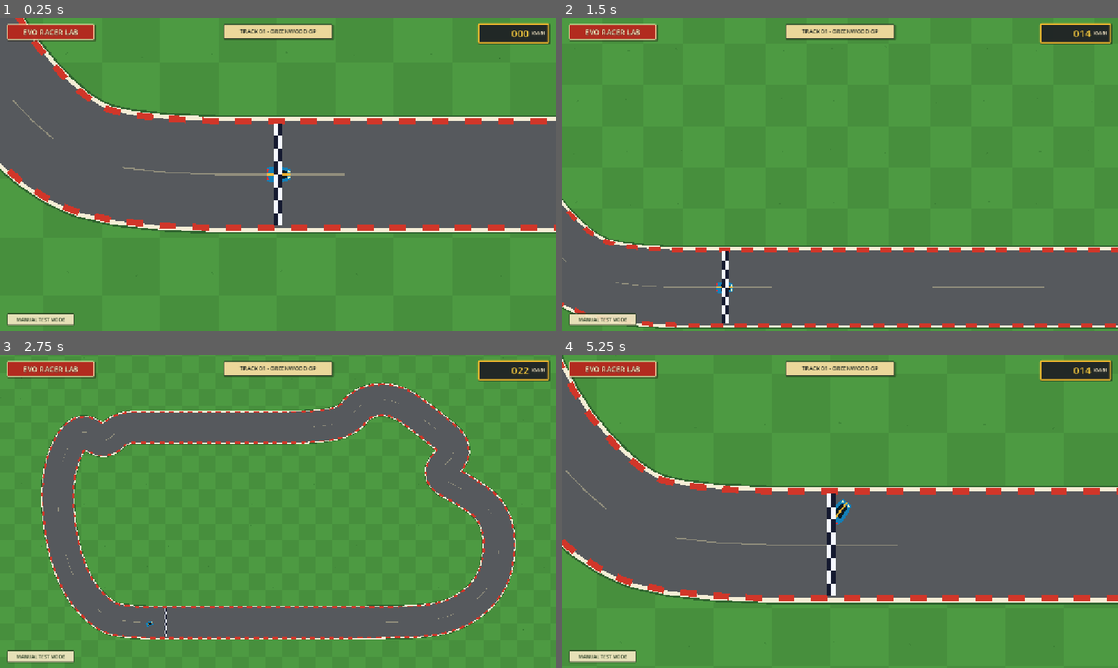
Above: before the commit, frames 1-4 (two rows, left to right).
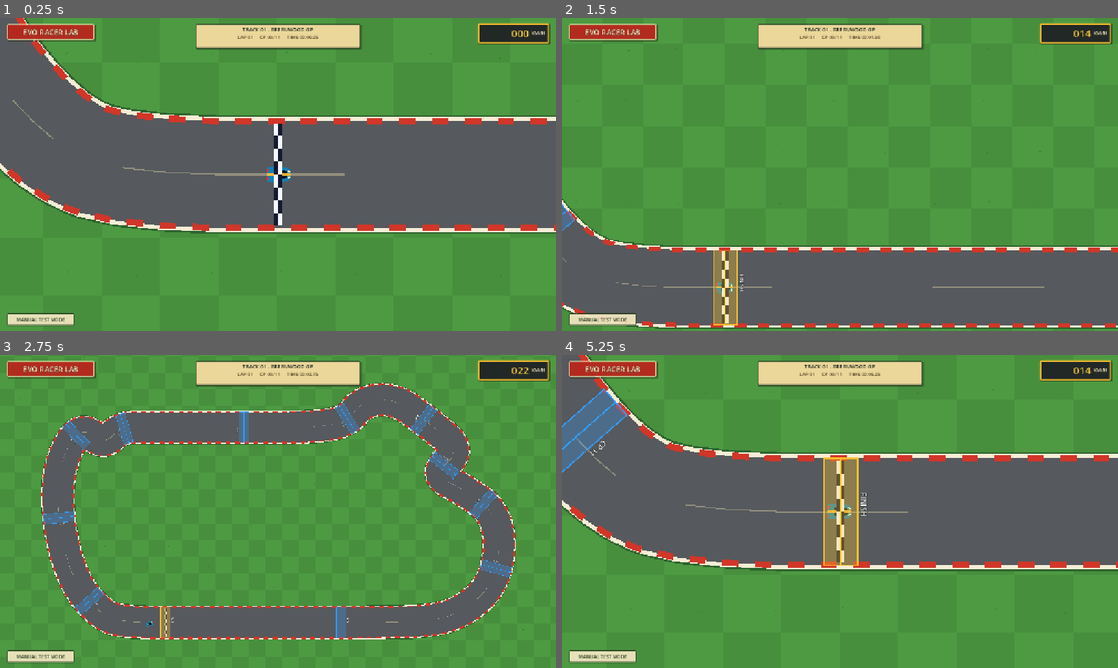
Above: after the commit, the same moments.

Repository: Gustavo-Wallace/evoracer-lab
Game: Godot game, scene res://scenes/main/Main.tscn
The game is run twice, just before and just after one commit, with the same random seed, the same clock (stepped at 60 frames per second) and the same inputs.
Inputs:
- Up to frame 1 (0.25 s): no input
- Up to frame 2 (1.5 s): tap Enter at 0.5 s; hold D (steer_right) 0.53-1.28 s; hold P (toggle_checkpoints, bound only after the commit) 0.53-1.28 s; tap R (respawn_car, bound only after the commit) at 1.25 s; hold S (brake_reverse) from 1.28 s (still down); tap C (toggle_camera) at 1.35 s
- Up to frame 3 (2.75 s): tap P (toggle_checkpoints, bound only after the commit) at 1.55 s; release S (brake_reverse) at 2.03 s; hold D (steer_right) from 2.03 s (still down); hold P (toggle_checkpoints, bound only after the commit) from 2.03 s (still down)
- Up to frame 4 (5.25 s): release D (steer_right) at 2.78 s; release P (toggle_checkpoints, bound only after the commit) at 2.78 s; hold W (accelerate) 2.78-3.53 s; tap P (toggle_checkpoints, bound only after the commit) at 2.85, 4.35 s; hold P (toggle_checkpoints, bound only after the commit) 3.53-4.28 s; hold A (steer_left) 3.53-5.03 s; tap C (toggle_camera) at 3.6 s; tap R (respawn_car, bound only after the commit) at 4.15 s; hold S (brake_reverse) from 5.03 s (still down); hold P (toggle_checkpoints, bound only after the commit) from 5.03 s (still down)

The runs differ from the first frame. In frame 1, 1.8% of the frame differs, in the area x 35-65%, y 1-11%; in frame 2, 3.0%; in frame 3, 4.1%; in frame 4, 31%, in the area x 0-100%, y 0-94%.

Commit message:
checkpoints, voltas e progresso de corrida

Diff:
--- a/project.godot
+++ b/project.godot
@@ -46,6 +46,16 @@
 "events": [Object(InputEventKey,"resource_local_to_scene":false,"resource_name":"","device":-1,"window_id":0,"alt_press …(193 unchanged characters)…
 ]
 }
+toggle_checkpoints={
+"deadzone": 0.5,
+"events": [Object(InputEventKey,"resource_local_to_scene":false,"resource_name":"","device":-1,"window_id":0,"alt_pressed":false,"shift_pressed":false,"ctrl_pressed":false,"meta_pressed":false,"pressed":false,"keycode":80,"physical_keycode":80,"key_label":80,"unicode":112,"location":0,"echo":false,"script":null)
+]
+}
+respawn_car={
+"deadzone": 0.5,
+"events": [Object(InputEventKey,"resource_local_to_scene":false,"resource_name":"","device":-1,"window_id":0,"alt_pressed":false,"shift_pressed":false,"ctrl_pressed":false,"meta_pressed":false,"pressed":false,"keycode":82,"physical_keycode":82,"key_label":82,"unicode":114,"location":0,"echo":false,"script":null)
+]
+}
 
 [layer_names]
 
--- a/scenes/car/Car.tscn
+++ b/scenes/car/Car.tscn
@@ -1,7 +1,8 @@
-[gd_scene load_steps=4 format=3]
+[gd_scene load_steps=5 format=3]
 
 [ext_resource type="Script" path="res://scripts/car/car_controller.gd" id="1_car"]
 [ext_resource type="Resource" path="res://resources/vehicles/default_car_dimensions.tres" id="2_dimensions"]
+[ext_resource type="Script" path="res://scripts/race/race_progress_tracker.gd" id="3_progress"]
 
 [sub_resource type="RectangleShape2D" id="RectangleShape2D_car"]
 size = Vector2(36, 50)
@@ -54,3 +55,6 @@
 
 [node name="CollisionShape2D" type="CollisionShape2D" parent="."]
 shape = SubResource("RectangleShape2D_car")
+
+[node name="RaceProgress" type="Node" parent="."]
+script = ExtResource("3_progress")
--- a/scenes/main/Main.tscn
+++ b/scenes/main/Main.tscn
@@ -1,21 +1,21 @@
-[gd_scene load_steps=7 format=3]
+[gd_scene format=3 uid="uid://2fq0gcv7jm0i"]
 
-[ext_resource type="Script" path="res://scripts/main/main.gd" id="1_main"]
+[ext_resource type="Script" uid="uid://brtu43eneqmpu" path="res://scripts/main/main.gd" id="1_main"]
 [ext_resource type="PackedScene" path="res://scenes/environment/ArcadeBackdrop.tscn" id="2_backdrop"]
-[ext_resource type="PackedScene" path="res://scenes/tracks/greenwood_gp/GreenwoodGP.tscn" id="3_track"]
+[ext_resource type="PackedScene" uid="uid://b37eyx4k4ecde" path="res://scenes/tracks/greenwood_gp/GreenwoodGP.tscn" id="3_track"]
 [ext_resource type="PackedScene" path="res://scenes/car/Car.tscn" id="4_car"]
 [ext_resource type="PackedScene" path="res://scenes/ui/RaceHUD.tscn" id="5_hud"]
-[ext_resource type="PackedScene" path="res://scenes/camera/RaceCamera.tscn" id="6_camera"]
+[ext_resource type="PackedScene" uid="uid://c1qv57slps02v" path="res://scenes/camera/RaceCamera.tscn" id="6_camera"]
 
-[node name="Main" type="Node2D"]
+[node name="Main" type="Node2D" unique_id=729015597]
 script = ExtResource("1_main")
 
-[node name="ArcadeBackdrop" parent="." instance=ExtResource("2_backdrop")]
+[node name="ArcadeBackdrop" parent="." unique_id=78378227 instance=ExtResource("2_backdrop")]
 
-[node name="Track" parent="." instance=ExtResource("3_track")]
+[node name="Track" parent="." unique_id=1990762976 instance=ExtResource("3_track")]
 
-[node name="Car" parent="." instance=ExtResource("4_car")]
+[node name="Car" parent="." unique_id=593998531 instance=ExtResource("4_car")]
 
-[node name="RaceCamera" parent="." instance=ExtResource("6_camera")]
+[node name="RaceCamera" parent="." unique_id=2084282627 instance=ExtResource("6_camera")]
 
-[node name="HUD" parent="." instance=ExtResource("5_hud")]
+[node name="HUD" parent="." unique_id=899550253 instance=ExtResource("5_hud")]
--- a/scenes/tracks/base/TrackBase.tscn
+++ b/scenes/tracks/base/TrackBase.tscn
@@ -33,6 +33,9 @@
 [node name="StartGrid" type="Node2D" parent="."]
 z_index = 3
 
+[node name="Checkpoints" type="Node2D" parent="."]
+z_index = 10
+
 [node name="Boundaries" type="StaticBody2D" parent="."]
 collision_layer = 1
 collision_mask = 0
--- /dev/null
+++ b/scenes/tracks/components/RaceCheckpoint.tscn
@@ -0,0 +1,27 @@
+[gd_scene load_steps=3 format=3]
+
+[ext_resource type="Script" path="res://scripts/tracks/race_checkpoint.gd" id="1_checkpoint"]
+
+[sub_resource type="RectangleShape2D" id="RectangleShape2D_checkpoint"]
+resource_local_to_scene = true
+size = Vector2(100, 48)
+
+[node name="RaceCheckpoint" type="Area2D"]
+collision_layer = 0
+collision_mask = 2
+monitoring = true
+monitorable = false
+script = ExtResource("1_checkpoint")
+
+[node name="CollisionShape2D" type="CollisionShape2D" parent="."]
+shape = SubResource("RectangleShape2D_checkpoint")
+
+[node name="DebugLabel" type="Label" parent="."]
+visible = false
+z_index = 20
+theme_override_colors/font_color = Color(1, 1, 1, 1)
+theme_override_colors/font_outline_color = Color(0.08, 0.1, 0.08, 1)
+theme_override_constants/outline_size = 4
+theme_override_font_sizes/font_size = 16
+text = "CP 00"
+horizontal_alignment = 1
--- a/scenes/tracks/greenwood_gp/GreenwoodGP.tscn
+++ b/scenes/tracks/greenwood_gp/GreenwoodGP.tscn
@@ -2,7 +2,7 @@
 
 [ext_resource type="PackedScene" path="res://scenes/tracks/base/TrackBase.tscn" id="1_base"]
 
-[node name="GreenwoodGP" unique_id=113596237 instance=ExtResource("1_base")]
+[node name="GreenwoodGP" unique_id=453890029 instance=ExtResource("1_base")]
 track_id = &"greenwood_gp"
 display_name = "GREENWOOD GP"
 centerline_points = PackedVector2Array(650, 2050, 1200, 2050, 1900, 2050, 2600, 2050, 3050, 2040, 3300, 1950, 3500, 175 …(231 unchanged characters)…
@@ -13,3 +13,41 @@
 curb_base_color = Color(0.96, 0.93, 0.84, 1)
 curb_red_color = Color(0.82, 0.21, 0.16, 1)
 center_marking_color = Color(0.96, 0.91, 0.7, 0.38)
+
+[node name="CheckpointLayout" type="Node2D" parent="." index="6" unique_id=707474655]
+
+[node name="Checkpoint00Finish" type="Marker2D" parent="." index="9" unique_id=867492874 groups=["track_checkpoint_markers"]]
+position = Vector2(1000, 2050)
+
+[node name="Checkpoint01" type="Marker2D" parent="." index="10" unique_id=390992781 groups=["track_checkpoint_markers"]]
+position = Vector2(2300, 2050)
+
+[node name="Checkpoint02" type="Marker2D" parent="." index="11" unique_id=2128528757 groups=["track_checkpoint_markers"]]
+position = Vector2(3500, 1600)
+
+[node name="Checkpoint03" type="Marker2D" parent="." index="12" unique_id=9516664 groups=["track_checkpoint_markers"]]
+position = Vector2(3420, 1120)
+
+[node name="Checkpoint04" type="Marker2D" parent="." index="13" unique_id=1172510916 groups=["track_checkpoint_markers"]]
+position = Vector2(3140, 840)
+
+[node name="Checkpoint05" type="Marker2D" parent="." index="14" unique_id=333434026 groups=["track_checkpoint_markers"]]
+position = Vector2(2980, 500)
+
+[node name="Checkpoint06" type="Marker2D" parent="." index="15" unique_id=739208177 groups=["track_checkpoint_markers"]]
+position = Vector2(2400, 540)
+
+[node name="Checkpoint07" type="Marker2D" parent="." index="16" unique_id=808314693 groups=["track_checkpoint_markers"]]
+position = Vector2(1600, 560)
+
+[node name="Checkpoint08" type="Marker2D" parent="." index="17" unique_id=492103181 groups=["track_checkpoint_markers"]]
+position = Vector2(700, 560)
+
+[node name="Checkpoint09" type="Marker2D" parent="." index="18" unique_id=1042461456 groups=["track_checkpoint_markers"]]
+position = Vector2(350, 650)
+
+[node name="Checkpoint10" type="Marker2D" parent="." index="19" unique_id=2090101611 groups=["track_checkpoint_markers"]]
+position = Vector2(180, 1200)
+
+[node name="Checkpoint11" type="Marker2D" parent="." index="20" unique_id=1033268344 groups=["track_checkpoint_markers"]]
+position = Vector2(390, 1880)
--- a/scenes/ui/RaceHUD.tscn
+++ b/scenes/ui/RaceHUD.tscn
@@ -109,20 +109,50 @@
 layout_mode = 0
 anchor_left = 0.5
 anchor_right = 0.5
-offset_left = -126.0
+offset_left = -190.0
 offset_top = 14.0
-offset_right = 126.0
-offset_bottom = 48.0
+offset_right = 190.0
+offset_bottom = 70.0
 grow_horizontal = 2
 theme_override_styles/panel = SubResource("StyleBoxFlat_track")
 
-[node name="TrackLabel" type="Label" parent="Layout/TrackPanel"]
+[node name="TrackContent" type="VBoxContainer" parent="Layout/TrackPanel"]
+layout_mode = 2
+theme_override_constants/separation = 1
+
+[node name="TrackLabel" type="Label" parent="Layout/TrackPanel/TrackContent"]
 layout_mode = 2
 theme_override_colors/font_color = Color(0.14, 0.17, 0.14, 1)
 theme_override_constants/outline_size = 0
-theme_override_font_sizes/font_size = 13
+theme_override_font_sizes/font_size = 12
 text = "TRACK 01 - GREENWOOD GP"
 horizontal_alignment = 1
+
+[node name="RaceData" type="HBoxContainer" parent="Layout/TrackPanel/TrackContent"]
+layout_mode = 2
+theme_override_constants/separation = 15
+alignment = 1
+
+[node name="LapLabel" type="Label" parent="Layout/TrackPanel/TrackContent/RaceData"]
+layout_mode = 2
+theme_override_colors/font_color = Color(0.27, 0.21, 0.1, 1)
+theme_override_constants/outline_size = 0
+theme_override_font_sizes/font_size = 11
+text = "LAP 01"
+
+[node name="CheckpointLabel" type="Label" parent="Layout/TrackPanel/TrackContent/RaceData"]
+layout_mode = 2
+theme_override_colors/font_color = Color(0.27, 0.21, 0.1, 1)
+theme_override_constants/outline_size = 0
+theme_override_font_sizes/font_size = 11
+text = "CP 00/11"
+
+[node name="LapTimeLabel" type="Label" parent="Layout/TrackPanel/TrackContent/RaceData"]
+layout_mode = 2
+theme_override_colors/font_color = Color(0.27, 0.21, 0.1, 1)
+theme_override_constants/outline_size = 0
+theme_override_font_sizes/font_size = 11
+text = "TIME 00:00.00"
 
 [node name="SpeedPanel" type="PanelContainer" parent="Layout"]
 layout_mode = 0
--- a/scripts/car/car_controller.gd
+++ b/scripts/car/car_controller.gd
@@ -56,6 +56,13 @@
 	return absf(current_speed) * pixels_per_second_to_kmh
 
 
+func reset_motion() -> void:
+	current_speed = 0.0
+	current_steer_rate = 0.0
+	velocity = Vector2.ZERO
+	speed_changed.emit(0.0)
+
+
 func _update_speed(delta: float) -> void:
 	var throttle := Input.get_axis("brake_reverse", "accelerate")
 	var target_speed := 0.0
--- a/scripts/main/main.gd
+++ b/scripts/main/main.gd
@@ -2,11 +2,22 @@
 
 @onready var track: RaceTrackBase = $Track
 @onready var car: CarController = $Car
+@onready var progress: RaceProgressTracker = $Car/RaceProgress
 @onready var hud: RaceHUD = $HUD
 
 
 func _ready() -> void:
 	car.global_transform = track.get_start_transform()
+	track.register_car(car)
 	car.speed_changed.connect(hud.set_speed)
+	progress.progress_changed.connect(hud.set_race_progress)
+	progress.timing_updated.connect(hud.set_lap_timing)
 	hud.set_speed(car.get_speed_kmh())
 	hud.set_track_name(track.display_name)
+	hud.set_race_progress(
+		progress.current_lap,
+		progress.current_checkpoint,
+		progress.get_checkpoint_count(),
+		progress.get_total_progress()
+	)
+	hud.set_lap_timing(progress.lap_time, progress.time_since_last_progress)
--- /dev/null
+++ b/scripts/race/race_progress_tracker.gd
@@ -0,0 +1,125 @@
+class_name RaceProgressTracker
+extends Node
+
+signal progress_changed(
+	current_lap: int,
+	current_checkpoint: int,
+	checkpoint_count: int,
+	total_progress: float
+)
+signal timing_updated(lap_time: float, time_since_last_progress: float)
+signal lap_completed(completed_lap: int, completed_time: float)
+signal checkpoint_rejected(expected_checkpoint: int, crossed_checkpoint: int)
+
+@export var allow_manual_respawn := true
+
+var current_checkpoint := 0
+var total_checkpoints_passed := 0
+var current_lap := 1
+var lap_time := 0.0
+var time_since_last_progress := 0.0
+var total_progress := 0.0
+
+var _checkpoint_count := 0
+var _next_checkpoint := 1
+var _last_valid_checkpoint_transform := Transform2D.IDENTITY
+var _configured := false
+
+@onready var vehicle: CharacterBody2D = get_parent() as CharacterBody2D
+
+
+func _physics_process(delta: float) -> void:
+	if not _configured:
+		return
+
+	lap_time += delta
+	time_since_last_progress += delta
+	timing_updated.emit(lap_time, time_since_last_progress)
+
+
+func _unhandled_input(event: InputEvent) -> void:
+	if not allow_manual_respawn or not _configured:
+		return
+	if event.is_action_pressed("respawn_car") and not event.is_echo():
+		respawn_at_last_checkpoint()
+		get_viewport().set_input_as_handled()
+
+
+func configure(total_checkpoint_count: int, finish_transform: Transform2D) -> void:
+	if _configured:
+		return
+	if total_checkpoint_count < 2:
+		push_error("RaceProgressTracker requires a finish line and at least one checkpoint.")
+		return
+
+	_checkpoint_count = total_checkpoint_count
+	_last_valid_checkpoint_transform = finish_transform
+	_next_checkpoint = 1
+	_configured = true
+	_emit_progress()
+
+
+func is_configured() -> bool:
+	return _configured
+
+
+func try_validate_checkpoint(
+	checkpoint_index: int,
+	checkpoint_transform: Transform2D
+) -> bool:
+	if not _configured:
+		return false
+	if checkpoint_index != _next_checkpoint:
+		checkpoint_rejected.emit(_next_checkpoint, checkpoint_index)
+		return false
+
+	current_checkpoint = checkpoint_index
+	total_checkpoints_passed += 1
+	total_progress = float(total_checkpoints_passed)
+	time_since_last_progress = 0.0
+	_last_valid_checkpoint_transform = checkpoint_transform
+
+	if checkpoint_index == 0:
+		var completed_lap := current_lap
+		var completed_time := lap_time
+		current_lap += 1
+		lap_time = 0.0
+		_next_checkpoint = 1
+		lap_completed.emit(completed_lap, completed_time)
+	else:
+		_next_checkpoint = (checkpoint_index + 1) % _checkpoint_count
+
+	_emit_progress()
+	return true
+
+
+func respawn_at_last_checkpoint() -> void:
+	if not _configured or vehicle == null:
+		return
+
+	vehicle.global_transform = _last_valid_checkpoint_transform
+	if vehicle.has_method("reset_motion"):
+		vehicle.reset_motion()
+	else:
+		vehicle.velocity = Vector2.ZERO
+
+
+func get_checkpoint_count() -> int:
+	return _checkpoint_count
+
+
+func get_next_checkpoint() -> int:
+	return _next_checkpoint
+
+
+func get_total_progress() -> float:
+	return total_progress
+
+
+func _emit_progress() -> void:
+	progress_changed.emit(
+		current_lap,
+		current_checkpoint,
+		_checkpoint_count,
+		total_progress
+	)
--- /dev/null
+++ b/scripts/tracks/race_checkpoint.gd
@@ -0,0 +1,76 @@
+class_name RaceCheckpoint
+extends Area2D
+
+@onready var collision_shape: CollisionShape2D = $CollisionShape2D
+@onready var debug_label: Label = $DebugLabel
+
+var checkpoint_index := 0
+var checkpoint_count := 0
+var _debug_visible := false
+var _checkpoint_width := 0.0
+var _checkpoint_depth := 0.0
+
+
+func _ready() -> void:
+	body_entered.connect(_on_body_entered)
+
+
+func configure(
+	index: int,
+	total_count: int,
+	checkpoint_transform: Transform2D,
+	width: float,
+	depth: float
+) -> void:
+	checkpoint_index = index
+	checkpoint_count = total_count
+	transform = checkpoint_transform
+	_checkpoint_width = width
+	_checkpoint_depth = depth
+
+	var rectangle := collision_shape.shape as RectangleShape2D
+	if rectangle != null:
+		rectangle.size = Vector2(width, depth)
+
+	debug_label.text = "FINISH" if index == 0 else "CP %02d" % index
+	debug_label.position = Vector2(-42.0, -depth * 0.5 - 25.0)
+	queue_redraw()
+
+
+func set_debug_visible(is_visible: bool) -> void:
+	_debug_visible = is_visible
+	debug_label.visible = is_visible
+	queue_redraw()
+
+
+func _draw() -> void:
+	if not _debug_visible:
+		return
+
+	var color := (
+		Color(1.0, 0.78, 0.18, 0.32)
+		if checkpoint_index == 0
+		else Color(0.2, 0.62, 1.0, 0.28)
+	)
+	var bounds := Rect2(
+		Vector2(-_checkpoint_width * 0.5, -_checkpoint_depth * 0.5),
+		Vector2(_checkpoint_width, _checkpoint_depth)
+	)
+	draw_rect(bounds, color, true)
+	draw_rect(bounds, Color(color, 0.9), false, 3.0)
+	draw_line(
+		Vector2(-_checkpoint_width * 0.5, 0.0),
+		Vector2(_checkpoint_width * 0.5, 0.0),
+		Color(color, 1.0),
+		3.0
+	)
+
+
+func _on_body_entered(body: Node2D) -> void:
+	if not body.is_in_group("race_cars"):
+		return
+
+	for child in body.get_children():
+		if child is RaceProgressTracker:
+			child.try_validate_checkpoint(checkpoint_index, global_transform)
+			return
--- a/scripts/tracks/track_base.gd
+++ b/scripts/tracks/track_base.gd
@@ -1,5 +1,7 @@
 class_name RaceTrackBase
 extends Node2D
+
+const CHECKPOINT_SCENE := preload("res://scenes/tracks/components/RaceCheckpoint.tscn")
 
 @export_group("Identity")
 @export var track_id: StringName = &"track_base"
@@ -29,10 +31,13 @@
 @onready var center_markings: Node2D = $CenterMarkings
 @onready var start_grid: Node2D = $StartGrid
 @onready var boundaries: StaticBody2D = $Boundaries
+@onready var checkpoint_container: Node2D = $Checkpoints
 
 var _sampled_centerline := PackedVector2Array()
 var _track_width := 0.0
 var _local_bounds := Rect2()
+var _checkpoints: Array[RaceCheckpoint] = []
+var _debug_checkpoints_visible := false
 
 
 func _ready() -> void:
@@ -61,18 +66,13 @@
 	_create_collision_boundary(outer_points, "Outer")
 	_create_collision_boundary(inner_points, "Inner")
 	_create_start_grid(_sampled_centerline)
+	_create_checkpoints()
+	get_tree().node_added.connect(_on_tree_node_added)
+	call_deferred("_register_existing_cars")
 
 
 func get_start_transform() -> Transform2D:
-	if _sampled_centerline.is_empty():
-		return Transform2D.IDENTITY
-
-	var start_index := _find_closest_sample(start_line_anchor)
-	var previous := _sampled_centerline[posmod(start_index - 1, _sampled_centerline.size())]
-	var following := _sampled_centerline[(start_index + 1) % _sampled_centerline.size()]
-	var tangent := (following - previous).normalized()
-	var car_rotation := tangent.angle() + PI * 0.5
-	return Transform2D(car_rotation, _sampled_centerline[start_index])
+	return _get_centerline_transform(start_line_anchor)
 
 
 func get_track_width() -> float:
@@ -81,6 +81,28 @@
 
 func get_local_bounds() -> Rect2:
 	return _local_bounds
+
+
+func get_checkpoint_count() -> int:
+	return _checkpoints.size()
+
+
+func register_car(car: Node2D) -> void:
+	if not car.is_in_group("race_cars") or _checkpoints.is_empty():
+		return
+
+	for child in car.get_children():
+		if child is RaceProgressTracker and not child.is_configured():
+			child.configure(_checkpoints.size(), _checkpoints[0].global_transform)
+			return
+
+
+func _unhandled_input(event: InputEvent) -> void:
+	if event.is_action_pressed("toggle_checkpoints") and not event.is_echo():
+		_debug_checkpoints_visible = not _debug_checkpoints_visible
+		for checkpoint in _checkpoints:
+			checkpoint.set_debug_visible(_debug_checkpoints_visible)
+		get_viewport().set_input_as_handled()
 
 
 func _sample_closed_curve(
@@ -246,6 +268,63 @@
 		collision.name = "%sSegment%03d" % [prefix, index]
 		collision.shape = segment
 		boundaries.add_child(collision)
+
+
+func _create_checkpoints() -> void:
+	var markers: Array[Marker2D] = []
+	for child in get_children():
+		if child is Marker2D and child.is_in_group("track_checkpoint_markers"):
+			markers.append(child)
+	markers.sort_custom(_sort_checkpoint_markers)
+
+	if markers.size() < 2:
+		push_error("Track '%s' needs a finish marker and at least one checkpoint." % track_id)
+		return
+
+	for index in range(markers.size()):
+		var marker := markers[index]
+
+		var checkpoint := CHECKPOINT_SCENE.instantiate() as RaceCheckpoint
+		checkpoint_container.add_child(checkpoint)
+		var local_anchor := to_local(marker.global_position)
+		checkpoint.configure(
+			index,
+			markers.size(),
+			_get_centerline_transform(local_anchor),
+			_track_width,
+			reference_vehicle.body_length * 1.5
+		)
+		checkpoint.set_debug_visible(_debug_checkpoints_visible)
+		_checkpoints.append(checkpoint)
+
+
+func _sort_checkpoint_markers(first: Marker2D, second: Marker2D) -> bool:
+	return String(first.name) < String(second.name)
+
+
+func _get_centerline_transform(anchor: Vector2) -> Transform2D:
+	if _sampled_centerline.is_empty():
+		return Transform2D.IDENTITY
+
+	var sample_index := _find_closest_sample(anchor)
+	var previous := _sampled_centerline[
+		posmod(sample_index - 1, _sampled_centerline.size())
+	]
+	var following := _sampled_centerline[(sample_index + 1) % _sampled_centerline.size()]
+	var tangent := (following - previous).normalized()
+	var vehicle_rotation := tangent.angle() + PI * 0.5
+	return Transform2D(vehicle_rotation, _sampled_centerline[sample_index])
+
+
+func _register_existing_cars() -> void:
+	for car in get_tree().get_nodes_in_group("race_cars"):
+		if car is Node2D:
+			register_car(car)
+
+
+func _on_tree_node_added(node: Node) -> void:
+	if node.is_in_group("race_cars"):
+		call_deferred("register_car", node)
 
 
 func _create_start_grid(points: PackedVector2Array) -> void:
--- a/scripts/ui/race_hud.gd
+++ b/scripts/ui/race_hud.gd
@@ -2,7 +2,10 @@
 extends CanvasLayer
 
 @onready var speed_value: Label = $Layout/SpeedPanel/SpeedReadout/SpeedValue
-@onready var track_label: Label = $Layout/TrackPanel/TrackLabel
+@onready var track_label: Label = $Layout/TrackPanel/TrackContent/TrackLabel
+@onready var lap_label: Label = $Layout/TrackPanel/TrackContent/RaceData/LapLabel
+@onready var checkpoint_label: Label = $Layout/TrackPanel/TrackContent/RaceData/CheckpointLabel
+@onready var lap_time_label: Label = $Layout/TrackPanel/TrackContent/RaceData/LapTimeLabel
 
 
 func set_speed(speed_kmh: float) -> void:
@@ -11,3 +14,22 @@
 
 func set_track_name(track_name: String) -> void:
 	track_label.text = "TRACK 01 - %s" % track_name.to_upper()
+
+
+func set_race_progress(
+	current_lap: int,
+	current_checkpoint: int,
+	checkpoint_count: int,
+	_total_progress: float
+) -> void:
+	lap_label.text = "LAP %02d" % current_lap
+	checkpoint_label.text = "CP %02d/%02d" % [
+		current_checkpoint,
+		checkpoint_count - 1,
+	]
+
+
+func set_lap_timing(lap_time: float, _time_since_last_progress: float) -> void:
+	var minutes := floori(lap_time / 60.0)
+	var seconds := fmod(lap_time, 60.0)
+	lap_time_label.text = "TIME %02d:%05.2f" % [minutes, seconds]
Not shown, added: scripts/race/race_progress_tracker.gd.uid
Not shown, added: scripts/tracks/race_checkpoint.gd.uid
